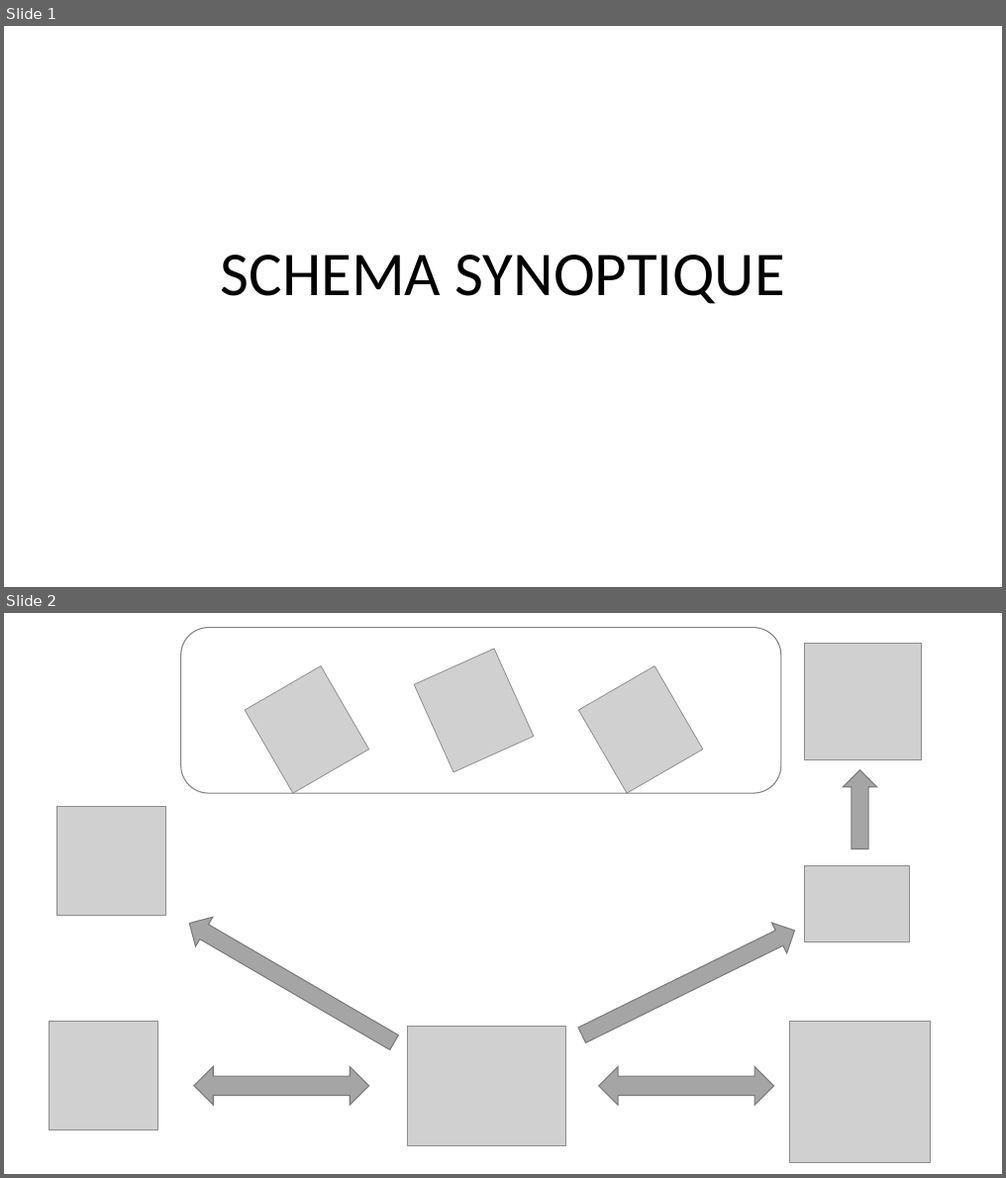
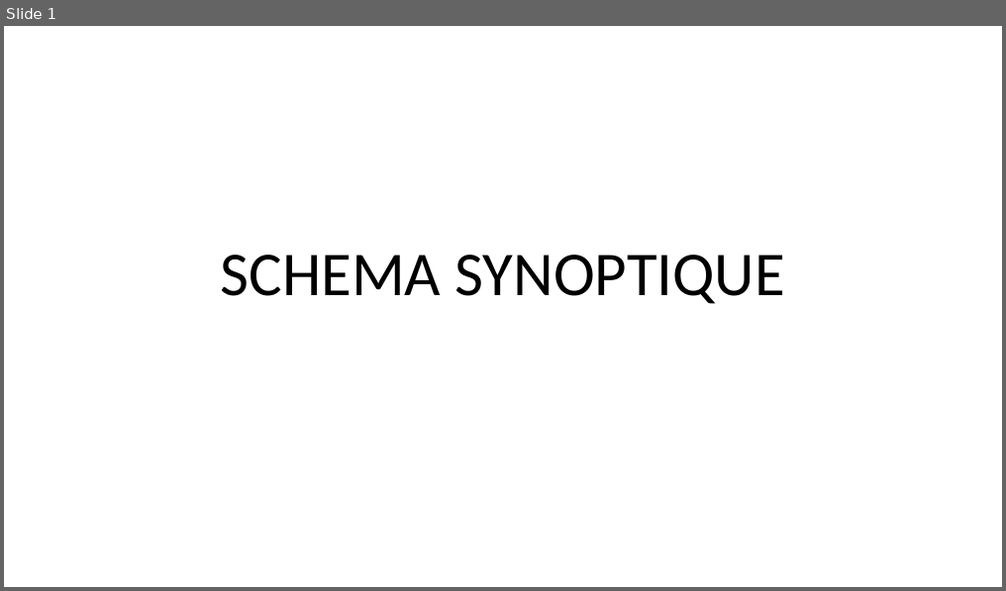
Before and after one commit to SlaawN/Th-treDMX, a slide deck: UML-SCHEMAS/GLOBAL/SCHEMA SYNOPTIQUE/SCHEMA SYNOPTIQUE.pptx. Shown one above the other, each under a label of ours: slides 1 and 2 before the commit, slide 1 after it. The pictures are 1006x1178 and 1006x591 pixels, drawn with LibreOffice and Linux fonts; fonts in the diff are those of the drawing; grey boxes stand for pictures. Boxes give left, top, right and bottom in pixels: in the first picture for what was removed or moved away, otherwise in the second. Text is boxed around its words. In the diff, an @@ line names an element or a change of style, - is before the commit and + after.

```diff
--- a/UML-SCHEMAS/GLOBAL/SCHEMA SYNOPTIQUE/SCHEMA SYNOPTIQUE.pptx
+++ b/UML-SCHEMAS/GLOBAL/SCHEMA SYNOPTIQUE/SCHEMA SYNOPTIQUE.pptx
@@ slide 2 removed at box(4, 613, 1002, 1174), background #FFFFFF @@
@@ rounded rectangle removed at box(180, 627, 781, 793) @@
@@ picture removed at box(245, 666, 369, 794) @@
@@ picture removed at box(414, 649, 534, 772) @@
@@ picture removed at box(578, 666, 703, 794) @@
@@ picture removed at box(805, 643, 921, 759) @@
@@ up arrow removed at box(844, 770, 877, 850) @@
@@ picture removed at box(56, 806, 165, 916) @@
@@ picture removed at box(805, 866, 910, 942) @@
@@ up arrow removed at box(181, 909, 403, 1058) @@
@@ up arrow removed at box(574, 916, 802, 1051) @@
@@ picture removed at box(49, 1022, 157, 1131) @@
@@ picture removed at box(408, 1026, 566, 1146) @@
@@ picture removed at box(789, 1022, 930, 1162) @@
@@ left right arrow removed at box(194, 1066, 369, 1105) @@
@@ left right arrow removed at box(599, 1066, 774, 1105) @@
```
Also in this commit, not shown: 1 slide added.
